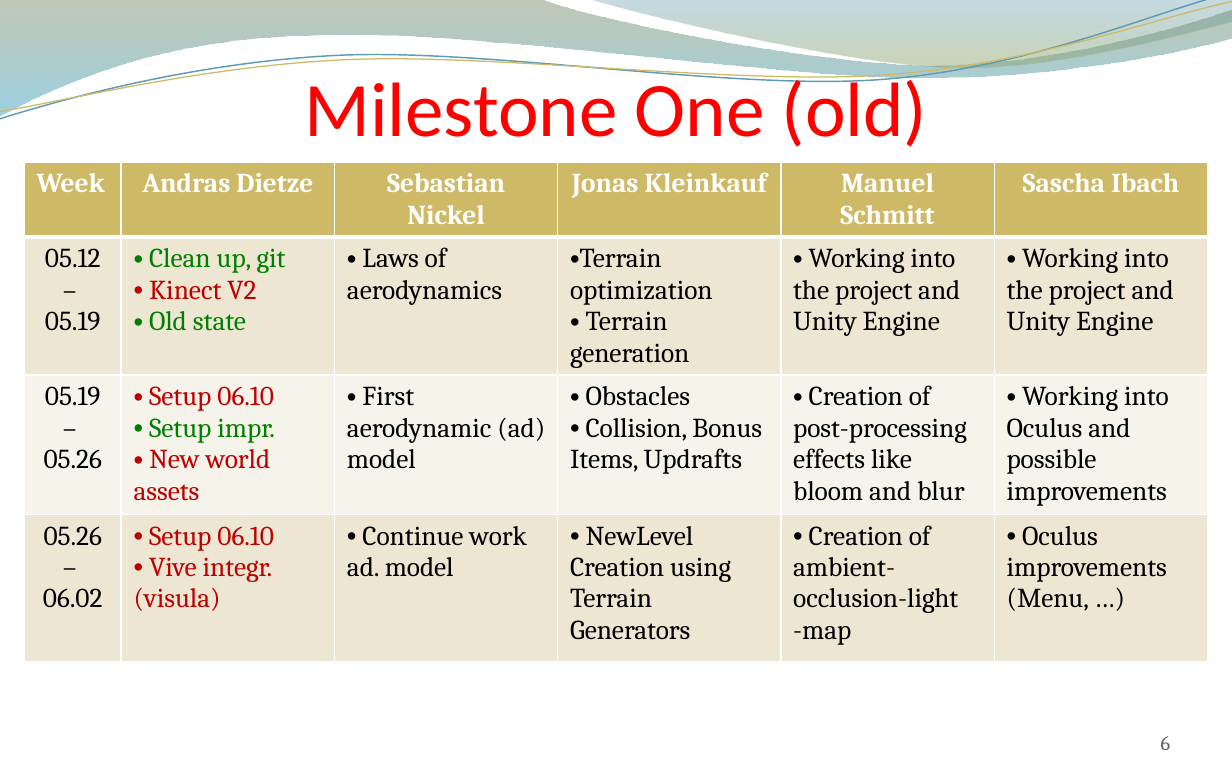
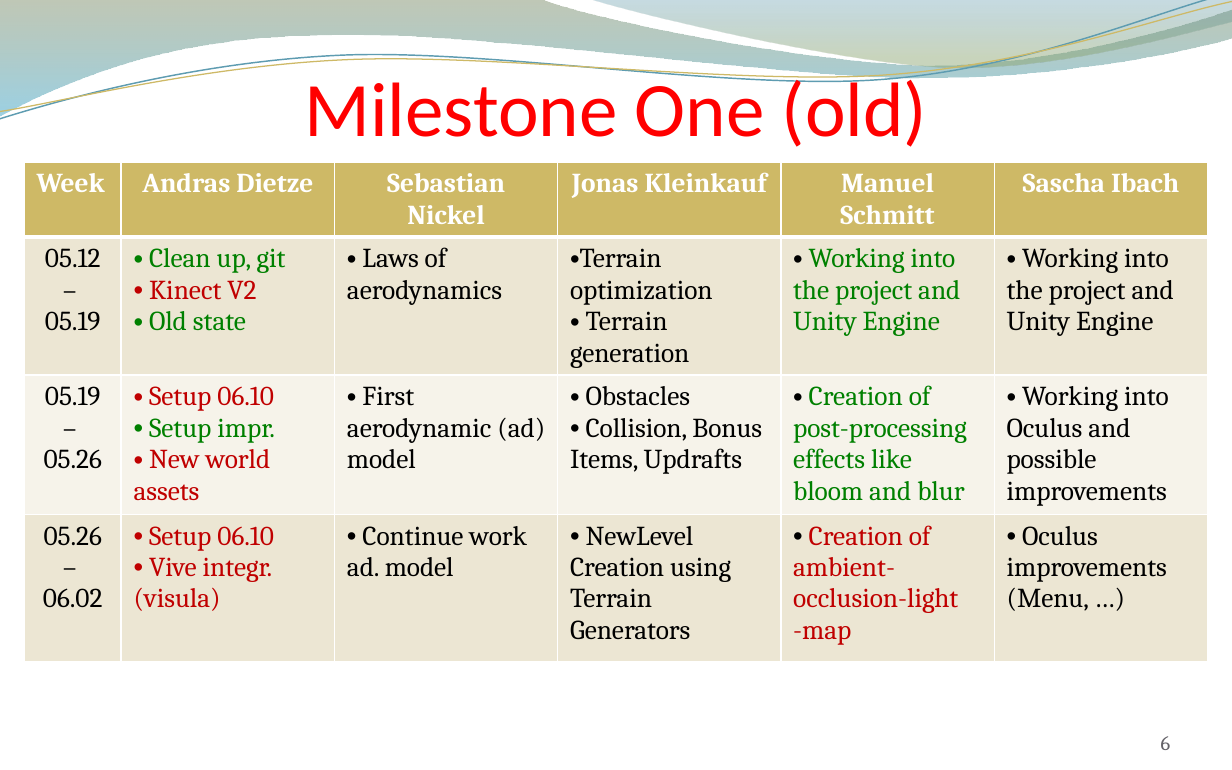
Before and after one commit to andreasdietze/Rift-WingsuitV2, a slide deck: slide 6 of Präsentationen/Zwischenpräsentation 16.06/Project proposal update 06.16 - Rift Wingsuit V2.pptx. Drawn at 1232x770 pixels with LibreOffice and Linux fonts; fonts in the diff are those of the drawing; background and template pictures are left out. Boxes give left, top, right and bottom in pixels: in the first picture for what was removed or moved away, otherwise in the second. Text is boxed around its words. In the diff, an @@ line names an element or a change of style, - is before the commit and + after.

```diff
--- a/Präsentationen/Zwischenpräsentation 16.06/Project proposal update 06.16 - Rift Wingsuit V2.pptx
+++ b/Präsentationen/Zwischenpräsentation 16.06/Project proposal update 06.16 - Rift Wingsuit V2.pptx
@@ table at (x1=25, y1=161, x2=1207, y2=675) @@
@@ text colour #000000 to #008000 in "Working into the project and Unity Engine", "Creation of post-processing effects like bloom and ..." @@
@@ text colour #000000 to #C00000 in "Creation of ambient-occlusion-light -map" @@
```
Also in this commit, not shown: 4 other slides changed.
